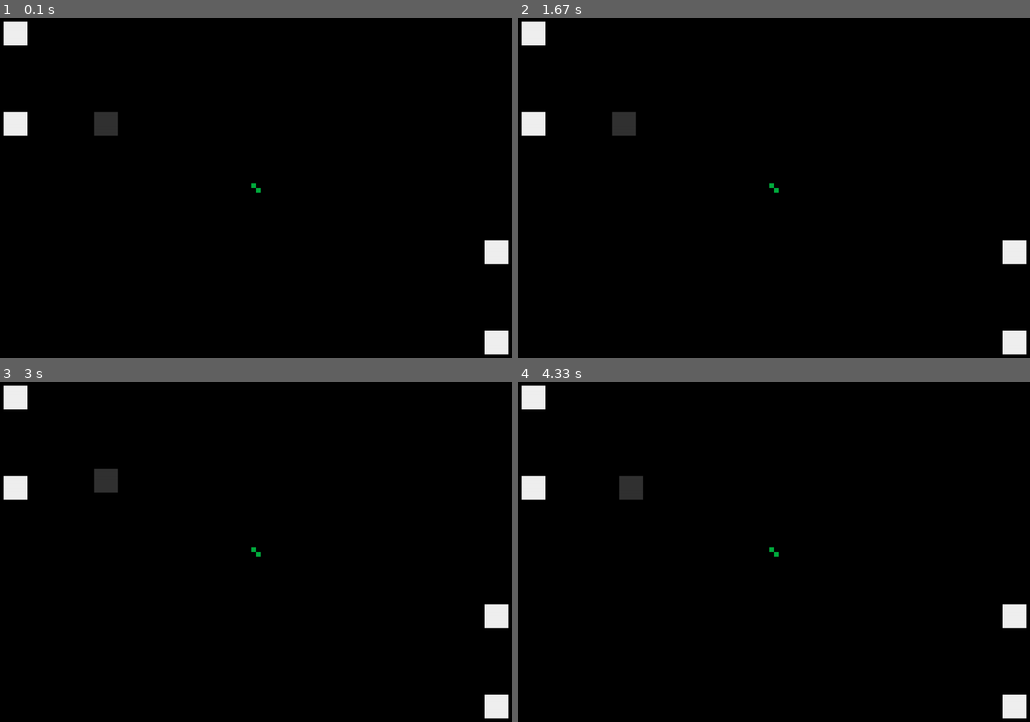
Above: before the commit, frames 1-4 (two rows, left to right).
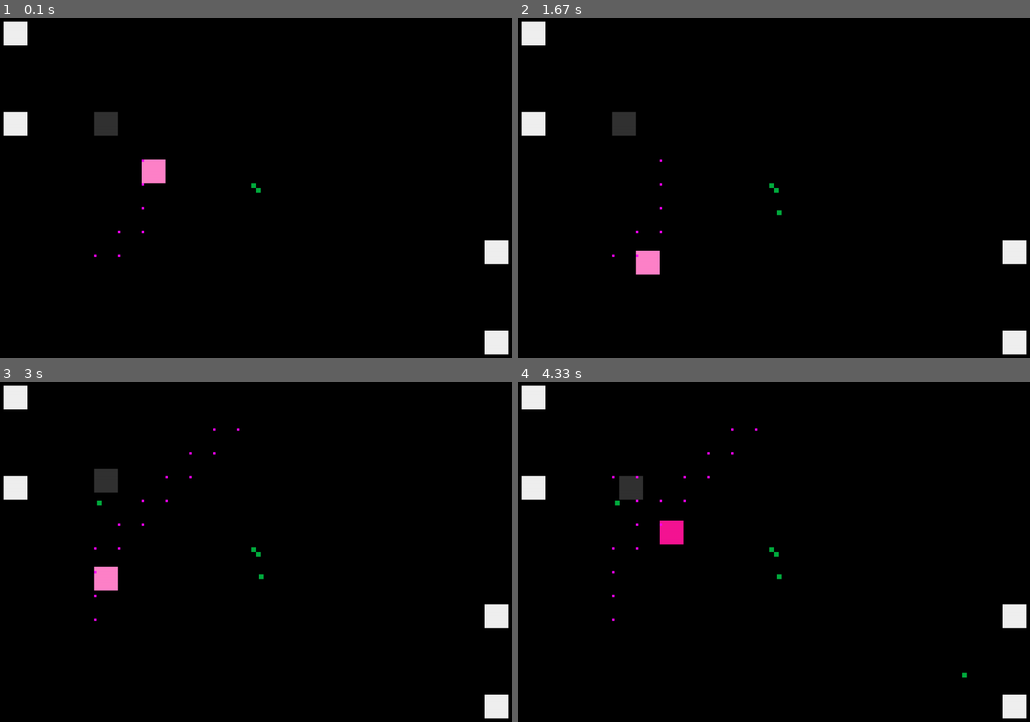
Above: after the commit, the same moments.

Repository: finnstamer/pygameInformatik
Game: pygame game, started from game.py
The game is run twice, just before and just after one commit, with the same random seed, the same clock (stepped at 60 frames per second) and the same inputs.
Inputs (mouse positions are in pixels of both pictures, inside the frame that each line leads up to):
- Up to frame 1 (0.1 s): no input
- Up to frame 2 (1.67 s): click (774, 188) at 0.38 s; hold Right 0.67-1.13 s; move the mouse to (753, 201) at 0.7 s; click (779, 211) at 1.22 s
- Up to frame 3 (3 s): tap W at 1.83 s; click (97, 501) at 2.22 s
- Up to frame 4 (4.33 s): tap D at 3 s; click (963, 671) at 3.38 s; tap S at 4.23 s

The runs differ from the first frame. In frame 1, 0.4% of the frame differs, in the area x 18-33%, y 41-71%; in frame 2, 0.4%; in frame 3, 0.4%; in frame 4, 0.5%, in the area x 18-88%, y 13-87%.

Commit message:
Instant Creation

Diff:
--- a/base/core/Level/MapBuilder.py
+++ b/base/core/Level/MapBuilder.py
@@ -1,7 +1,9 @@
 from pygame import Vector2
 from base.core.Dependencies.Controls import Controls
 from base.core.Event.Events import Events
+from base.core.Game import Game
 from base.core.Object.Factory import Factory
+from objects.collectables.Ektoplasma import Ektoplasma
 from settings import screenRes
 from typing import List
 from base.core.Object.GameObject import GameObject
@@ -80,3 +82,4 @@
         isClicked, pos = Controls.clicks["l"]
         if isClicked:
             MapBuilder.clicks.append(pos)
+            Game.level().add(Ektoplasma().updatePos(Vector2(pos)))
--- a/levels.py
+++ b/levels.py
@@ -41,11 +41,11 @@
         # objects = [
         #   Wall(Vector2(), width=5, height=5)
         # ]
-        # enemy = Enemy(Vector2(300, 300), 50, 50, (250, 0, 0))
-        # enemy.pathPool = [Vector2(400, 400), Vector2(500, 100), Vector2(200, 500)]
-        # enemy.setAlias("Enemy")
+        enemy = Enemy(Vector2(300, 300), 50, 50, (250, 0, 0))
+        enemy.pathPool = [Vector2(400, 400), Vector2(500, 100), Vector2(200, 500)]
+        enemy.setAlias("Enemy")
 
-        mB.addObject(Player().updatePos(Vector2(200, 200)))
+        mB.addObject(Player().updatePos(Vector2(200, 200)), enemy)
         mB.addObject(*mirrorObjects)
         self.objects = mB.objects
 
